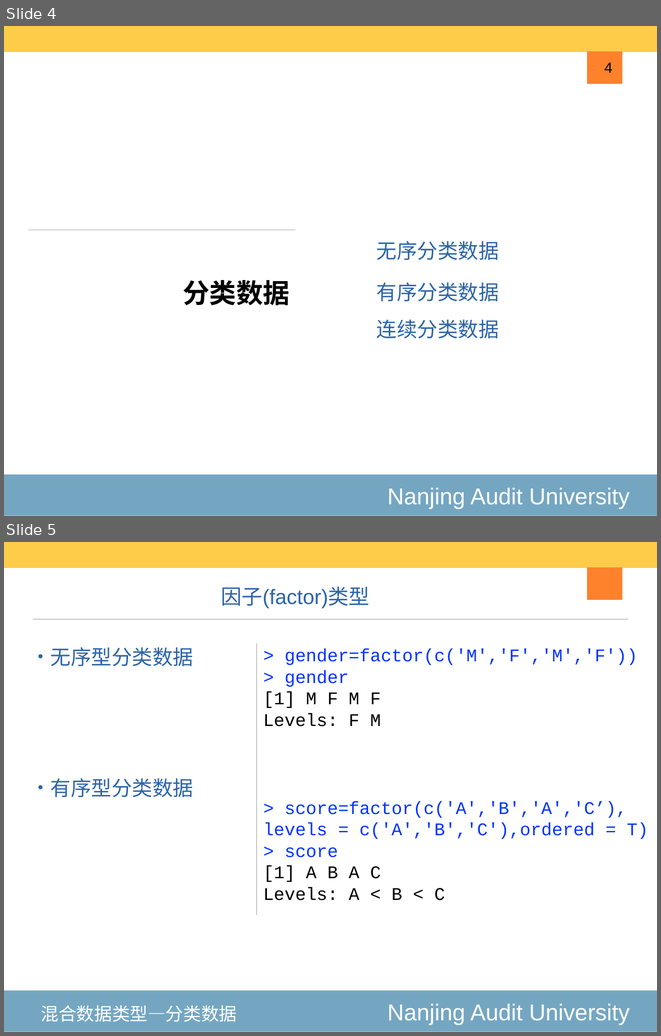
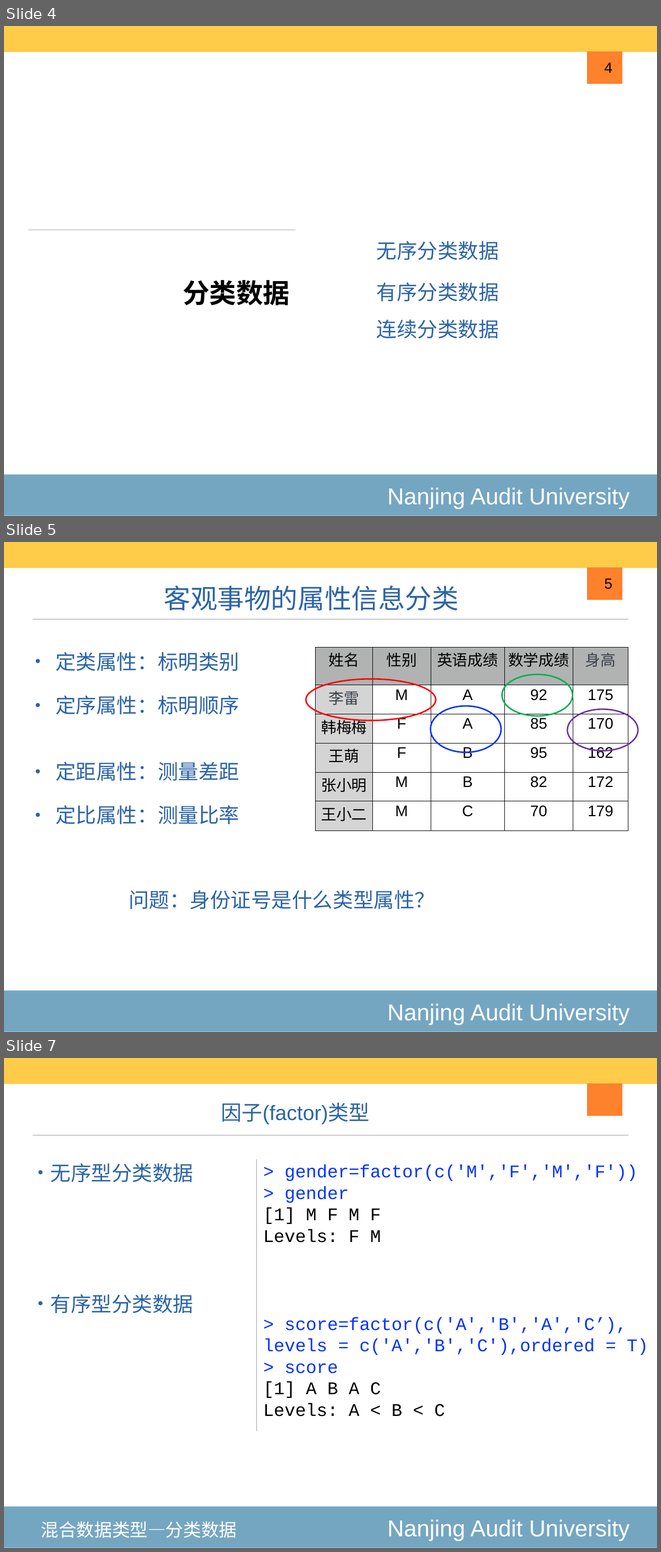
Before and after one commit to exoplanetX/DataAnalytics, a slide deck: 2020-3-高级数据结构.pptx. Shown one above the other, each under a label of ours: slides 4 and 5 before the commit, slides 4, 5 and 7 after it; the slides between them are not shown. The pictures are 661x1036 and 661x1552 pixels, drawn with LibreOffice and Linux fonts; fonts in the diff are those of the drawing. Boxes give left, top, right and bottom in pixels: in the first picture for what was removed or moved away, otherwise in the second. Text is boxed around its words. In the diff, an @@ line names an element or a change of style, - is before the commit and + after.

```diff
--- a/2020-3-高级数据结构.pptx
+++ b/2020-3-高级数据结构.pptx
@@ slide 5 added at (4,542,657,1032), background #FFFFFF; not listed: 4 template elements that a slide beside it also shows @@
@@ title added at (164,585,459,611), 42 pt, text #2C64A7 @@
+客观事物的属性信息分类
@@ page number added at (604,579,612,589), 23 pt, text #000000 @@
+5
@@ text added at (55,652,239,714), 32 pt, text #2C64A7 @@
+• 定类属性：标明类别
+• 定序属性：标明顺序
@@ table added at (316,647,629,831), 6 rows, 5 columns @@
+姓名 | 性别 | 英语成绩 | 数学成绩 | 身高
+李雷 | M | A | 92 | 175
+韩梅梅 | F | A | 85 | 170
+王萌 | F | B | 95 | 162
+张小明 | M | B | 82 | 172
+王小二 | M | C | 70 | 179
@@ ellipse added at (306,679,435,720), outline #FF0000 2.25 pt @@
@@ ellipse added at (502,674,573,715), outline #00B050 2.25 pt @@
@@ ellipse added at (431,706,501,752), outline #0432FF 2.25 pt @@
@@ ellipse added at (567,709,638,750), outline #7030A0 2.25 pt @@
@@ text added at (55,761,239,824), 32 pt, text #2C64A7 @@
+• 定距属性：测量差距
+• 定比属性：测量比率
@@ text added at (129,890,435,909), 32 pt, text #2C64A7 @@
+问题：身份证号是什么类型属性？
@@ what was slide 5 is now slide 7 @@
```
Also in this commit, not shown: 6 slides changed, 1 other slide added, 3 other files.
